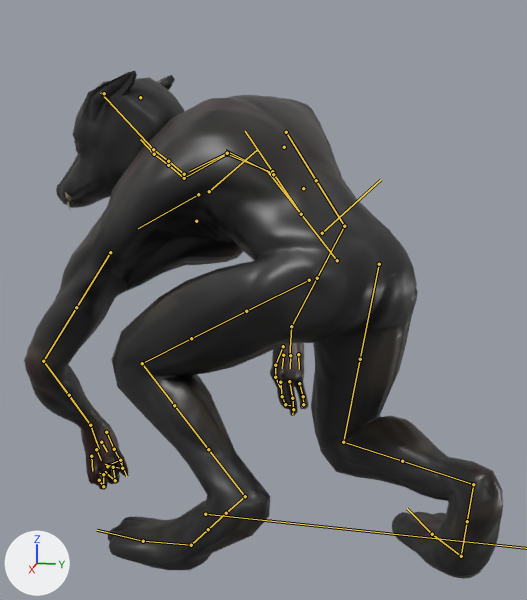
Before and after pictures for a commit that changed the FBX model Assets/Models/Wolf/Wolf.fbx.
The view is the same before and after, from a 50 mm lens placed at (5.5, 1.61, 3.31), pointed at (-0.16, 0.48, 1.89). Arrows for +X, +Y and +Z are at lower left; the lights stay in place. Both versions are drawn at frame 71 of the action 'Idle'; the numbers are the values there. The bones that bend it are drawn over the model as lines.

The first picture shows 'Wolf_Mesh'.
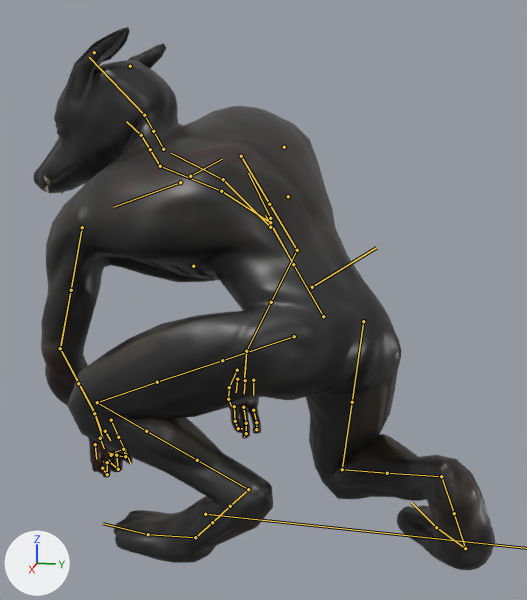
Boxes (x1, y1, x2, y2) around the edits, measured in the pictures (527 x 600 px):
'Wolf_Mesh', posed (7% taller)
    before: (24, 71, 503, 579)
    after: (34, 27, 495, 570)
bone 'DEF-spine.007', root to tip
    before: (337, 260) to (301, 214)
    after: (323, 316) to (293, 264)
bone 'DEF-spine.008', root to tip
    before: (301, 214) to (273, 173)
    after: (293, 264) to (270, 222)
bone 'DEF-spine.009', root to tip
    before: (273, 173) to (227, 154)
    after: (270, 222) to (221, 191)
bone 'DEF-spine.010', root to tip
    before: (227, 154) to (184, 178)
    after: (221, 191) to (160, 166)
bone 'DEF-spine.011', root to tip
    before: (184, 178) to (168, 165)
    after: (160, 166) to (150, 149)
bone 'DEF-spine.012', root to tip
    before: (168, 165) to (154, 154)
    after: (150, 149) to (141, 135)
bone 'DEF-spine.013', root to tip
    before: (154, 154) to (140, 139)
    after: (141, 135) to (126, 121)
bone 'torso', root to tip
    before: (322, 233) to (381, 179)
    after: (312, 287) to (376, 247)
bone 'DEF-thigh.L', root to tip
    before: (309, 280) to (246, 311)
    after: (294, 336) to (222, 360)
bone 'DEF-thigh.L.001', root to tip
    before: (246, 311) to (191, 338)
    after: (222, 360) to (157, 382)
bone 'DEF-thigh.L.002', root to tip
    before: (191, 338) to (142, 363)
    after: (157, 382) to (97, 402)
bone 'DEF-shin.L', root to tip
    before: (142, 363) to (174, 405)
    after: (97, 402) to (146, 431)
bone 'DEF-shin.L.001', root to tip
    before: (174, 405) to (208, 449)
    after: (146, 431) to (197, 460)
bone 'DEF-shin.L.002', root to tip
    before: (208, 449) to (245, 496)
    after: (197, 460) to (248, 489)
bone 'DEF-foot.L', root to tip
    before: (245, 496) to (226, 513)
    after: (248, 489) to (230, 506)
bone 'DEF-thigh.R', root to tip
    before: (379, 264) to (360, 359)
    after: (363, 321) to (352, 402)
bone 'DEF-shin.R', root to tip
    before: (343, 442) to (402, 461)
    after: (342, 469) to (387, 473)
bone 'DEF-foot.R', root to tip
    before: (473, 484) to (467, 521)
    after: (441, 476) to (454, 513)
bone 'DEF-foot.R.001', root to tip
    before: (467, 521) to (461, 556)
    after: (454, 513) to (465, 548)
bone 'DEF-toe.R', root to tip
    before: (461, 556) to (432, 534)
    after: (465, 548) to (436, 527)
bone 'MCH-spine.009', root to tip
    before: (273, 174) to (274, 173)
    after: (270, 227) to (271, 226)
bone 'MCH-spine.010', root to tip
    before: (227, 153) to (227, 152)
    after: (223, 179) to (223, 179)
bone 'ORG-spine.011', root to tip
    before: (184, 174) to (168, 161)
    after: (163, 149) to (153, 131)
bone 'ORG-spine.013', root to tip
    before: (153, 149) to (100, 92)
    after: (144, 115) to (89, 57)
bone 'ORG-shoulder.L', root to tip
    before: (198, 194) to (138, 228)
    after: (180, 182) to (113, 207)
bone 'ORG-upper_arm.L', root to tip
    before: (110, 252) to (43, 361)
    after: (82, 227) to (60, 348)
bone 'ORG-forearm.L', root to tip
    before: (43, 361) to (90, 425)
    after: (60, 348) to (95, 413)
bone 'ORG-hand.L', root to tip
    before: (90, 425) to (96, 442)
    after: (95, 413) to (101, 430)
bone 'DEF-upper_arm.L', root to tip
    before: (110, 252) to (76, 307)
    after: (82, 227) to (71, 290)
bone 'DEF-forearm.L', root to tip
    before: (43, 361) to (69, 395)
    after: (60, 348) to (78, 383)
bone 'DEF-forearm.L.001', root to tip
    before: (69, 395) to (90, 425)
    after: (78, 383) to (94, 413)
bone 'DEF-hand.L', root to tip
    before: (90, 425) to (99, 448)
    after: (94, 413) to (102, 437)
bone 'ORG-shoulder.R', root to tip
    before: (209, 191) to (257, 149)
    after: (190, 176) to (222, 159)
bone 'ORG-upper_arm.R', root to tip
    before: (286, 132) to (344, 226)
    after: (241, 156) to (297, 250)
bone 'DEF-upper_arm.R', root to tip
    before: (286, 132) to (316, 180)
    after: (241, 156) to (269, 204)
bone 'DEF-upper_arm.R.001', root to tip
    before: (316, 180) to (344, 226)
    after: (269, 204) to (297, 250)
bone 'DEF-forearm.R', root to tip
    before: (344, 226) to (317, 278)
    after: (297, 250) to (271, 302)

The edits, one by one:
Bone 'DEF-spine.007' (bone_def_spine_007) moves from (0.57, -0.61, -0.27) to (0.61, -0.97, -0.1).
Bone 'DEF-spine.007' (bone_def_spine_007) turns from (32, -31, 9) to (23, -29, 13) degrees about its own x, y and z.
Bone 'DEF-spine.008' (bone_def_spine_008) turns from (3, 0, 0) to (5, 0, -1) degrees about its own x, y and z.
Bone 'DEF-spine.008' (bone_def_spine_008) is rescaled from (1.01, 0.98, 1.01) to (1.04, 0.93, 1.04).
Bone 'DEF-spine.009' (bone_def_spine_009) turns from (13, -4, 3) to (5, -7, -8) degrees about its own x, y and z.
Bone 'DEF-spine.009' (bone_def_spine_009) is rescaled from (1.01, 0.98, 1.02) to (1.03, 0.94, 1.04).
Bone 'DEF-spine.010' (bone_def_spine_010) turns from (6, -8, 5) to (-14, -20, 10) degrees about its own x, y and z.
Bone 'DEF-spine.010' (bone_def_spine_010) is rescaled from (0.98, 1.02, 1.0) to (0.94, 1.12, 0.95).
Bone 'DEF-spine.011' (bone_def_spine_011) turns from (-56, -2, -24) to (-30, 5, 15) degrees about its own x, y and z.
Bone 'DEF-spine.012' (bone_def_spine_012) turns from (0, 5, 0) to (0, 6, 0) degrees about its own x, y and z.
Bone 'DEF-spine.013' (bone_def_spine_013) turns from (1, 4, -7) to (8, 46, -13) degrees about its own x, y and z.
Bone 'torso' (bone_torso) moves from (0.5, 0.36, -0.56) to (0.53, 0.3, -0.94).
Bone 'torso' (bone_torso) turns from (40, 0, -32) to (34, -4, -32) degrees about its own x, y and z.
Bone 'DEF-thigh.L' (bone_def_thigh_l) turns from (-41, 0, 0) to (-38, -4, -10) degrees about its own x, y and z.
Bone 'DEF-thigh.L.001' (bone_def_thigh_l_001) turns from (0, 0, 0) to (0, -4, 0) degrees about its own x, y and z.
Bone 'DEF-thigh.L.002' (bone_def_thigh_l_002) turns from (0, 0, 0) to (0, -6, 0) degrees about its own x, y and z.
Bone 'DEF-shin.L' (bone_def_shin_l) turns from (25, 0, 0) to (42, 0, 13) degrees about its own x, y and z.
Bone 'DEF-shin.L.001' (bone_def_shin_l_001) turns from (0, -6, 0) to (0, 0, 0) degrees about its own x, y and z.
Bone 'DEF-shin.L.002' (bone_def_shin_l_002) turns from (0, -7, 0) to (0, 1, 0) degrees about its own x, y and z.
Bone 'DEF-foot.L' (bone_def_foot_l) turns from (-23, -13, 14) to (-33, 3, -5) degrees about its own x, y and z.
Bone 'DEF-thigh.R' (bone_def_thigh_r) turns from (3, 0, 1) to (5, -1, 13) degrees about its own x, y and z.
Bone 'DEF-shin.R' (bone_def_shin_r) turns from (24, 0, 0) to (44, 0, 1) degrees about its own x, y and z.
Bone 'DEF-foot.R' (bone_def_foot_r) turns from (-40, 22, -23) to (-40, 21, -17) degrees about its own x, y and z.
Bone 'DEF-foot.R.001' (bone_def_foot_r_001) turns from (0, 3, 0) to (0, 10, 0) degrees about its own x, y and z.
Bone 'DEF-toe.R' (bone_def_toe_r) turns from (-22, 4, -5) to (-33, 11, -22) degrees about its own x, y and z.
Bone 'MCH-spine.009' (bone_mch_spine_009) moves from (-0.01, -0.01, -0.02) to (0.02, -0.02, -0.06).
Bone 'MCH-spine.009' (bone_mch_spine_009) turns from (9, 1, -7) to (-6, 11, -11) degrees about its own x, y and z.
Bone 'MCH-spine.010' (bone_mch_spine_010) moves from (-0.01, -0.01, -0.02) to (0.02, -0.02, -0.06).
Bone 'MCH-spine.010' (bone_mch_spine_010) turns from (9, 1, -7) to (-6, 11, -11) degrees about its own x, y and z.
Bone 'ORG-spine.011' (bone_org_spine_011) turns from (-56, -2, -24) to (-30, 5, 15) degrees about its own x, y and z.
Bone 'ORG-spine.013' (bone_org_spine_013) turns from (1, 4, -7) to (8, 46, -13) degrees about its own x, y and z.
Bone 'ORG-shoulder.L' (bone_org_shoulder_l) turns from (-5, -29, -21) to (9, -14, -15) degrees about its own x, y and z.
Bone 'ORG-upper_arm.L' (bone_org_upper_arm_l) turns from (-12, -8, 21) to (10, -10, -11) degrees about its own x, y and z.
Bone 'ORG-forearm.L' (bone_org_forearm_l) turns from (17, 0, 0) to (-4, 0, 0) degrees about its own x, y and z.
Bone 'ORG-hand.L' (bone_org_hand_l) turns from (-13, -33, 36) to (-14, -15, 33) degrees about its own x, y and z.
Bone 'DEF-upper_arm.L' (bone_def_upper_arm_l) turns from (-12, 2, 18) to (10, 1, -9) degrees about its own x, y and z.
Bone 'DEF-forearm.L' (bone_def_forearm_l) turns from (16, -4, 4) to (-4, -4, 4) degrees about its own x, y and z.
Bone 'DEF-forearm.L.001' (bone_def_forearm_l_001) turns from (0, -16, 0) to (0, -6, 0) degrees about its own x, y and z.
Bone 'DEF-hand.L' (bone_def_hand_l) turns from (-15, -18, 38) to (-15, -9, 34) degrees about its own x, y and z.
Bone 'ORG-shoulder.R' (bone_org_shoulder_r) turns from (7, 0, -17) to (-6, -3, 37) degrees about its own x, y and z.
Bone 'ORG-upper_arm.R' (bone_org_upper_arm_r) turns from (48, 22, 3) to (30, 32, 39) degrees about its own x, y and z.
Bone 'DEF-upper_arm.R' (bone_def_upper_arm_r) turns from (44, 6, -14) to (25, -5, 20) degrees about its own x, y and z.
Bone 'DEF-upper_arm.R.001' (bone_def_upper_arm_r_001) turns from (0, 11, 0) to (0, 19, 0) degrees about its own x, y and z.
Bone 'DEF-forearm.R' (bone_def_forearm_r) turns from (12, 9, -8) to (10, 15, -15) degrees about its own x, y and z.
